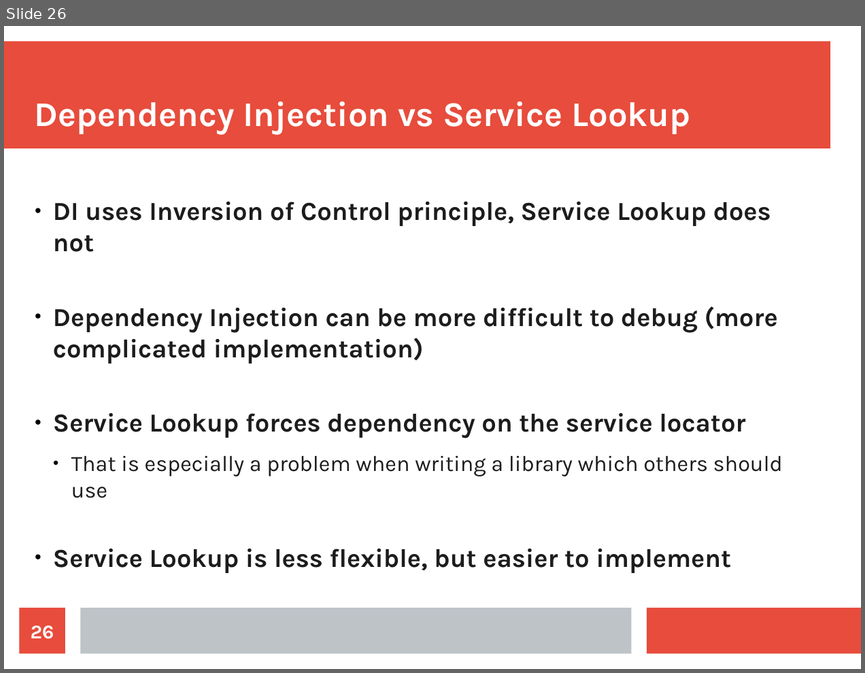
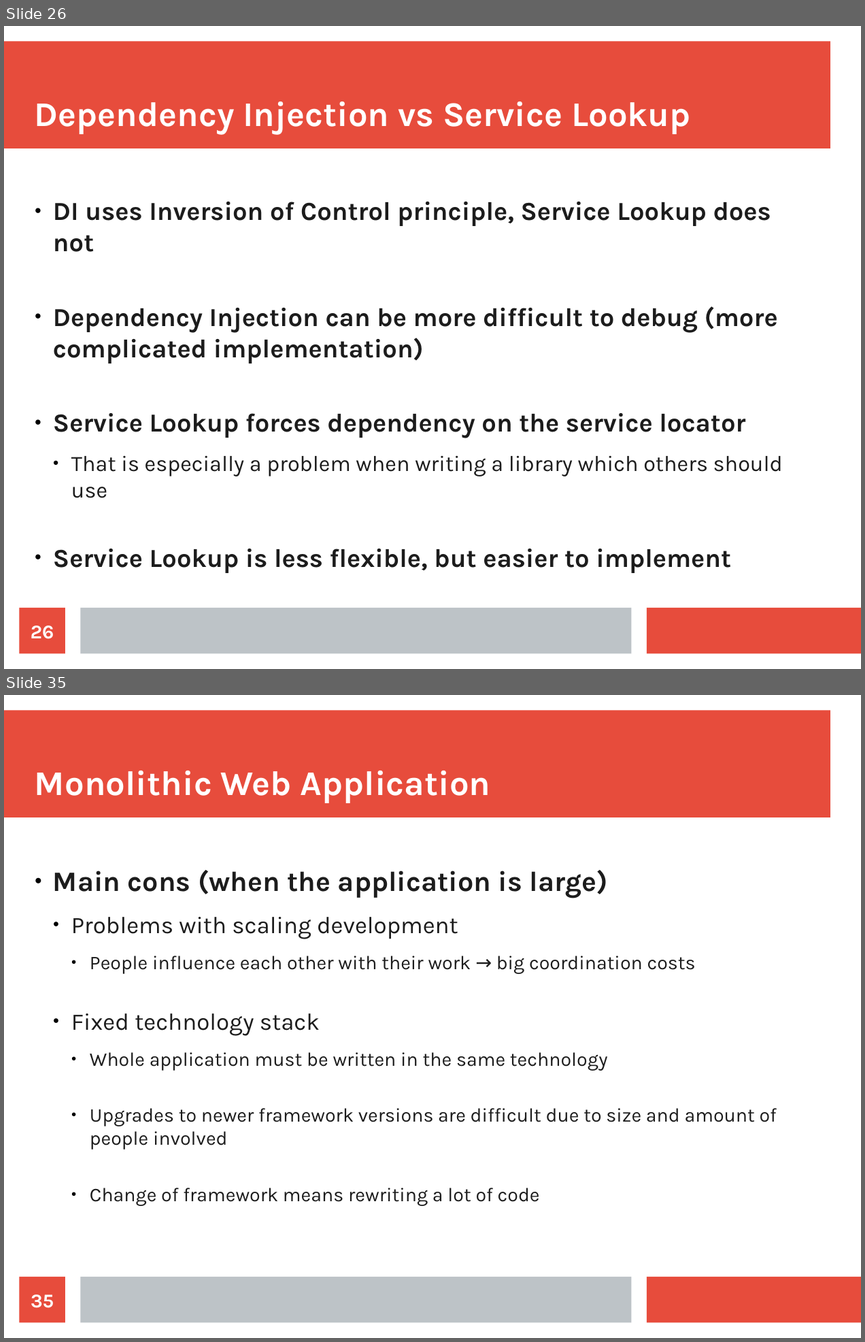
Before and after one commit to maxotta/pia-labs, a slide deck: lectures/architecture/architecture.odp. Shown one above the other, each under a label of ours: slide 26 before the commit, slides 26 and 35 after it; the slides between them are not shown. The pictures are 865x673 and 865x1342 pixels, drawn with LibreOffice and Linux fonts; fonts in the diff are those of the drawing. Boxes give left, top, right and bottom in pixels: in the first picture for what was removed or moved away, otherwise in the second. Text is boxed around its words. In the diff, an @@ line names an element or a change of style, - is before the commit and + after.

```diff
--- a/lectures/architecture/architecture.odp
+++ b/lectures/architecture/architecture.odp
@@ slide 35 added at <box>4,695,861,1338</box>, background #FFFFFF; not listed: 3 template elements that a slide beside it also shows @@
@@ title added at <box>35,770,491,803</box>, 32 pt, text #FFFFFF, bold @@
+Monolithic Web Application
@@ text added at <box>53,870,776,1206</box>, 18 pt, text #1C1C1C @@
+● Main cons (when the application is large)
+  ● Problems with scaling development
+    ● People influence each other with their work → big coordination costs
+  ● Fixed technology stack
+    ● Whole application must be written in the same technology
+    ● Upgrades to newer framework versions are difficult due to size and amount of people involved
+    ● Change of framework means rewriting a lot of code
@@ page number added at <box>20,1276,65,1323</box>, fill #E74C3C, 18 pt, text #FFFFFF, bold @@
+35
```
Also in this commit, not shown: 4 slides changed, 50 other slides added, 10 slides removed, 6 other files.
